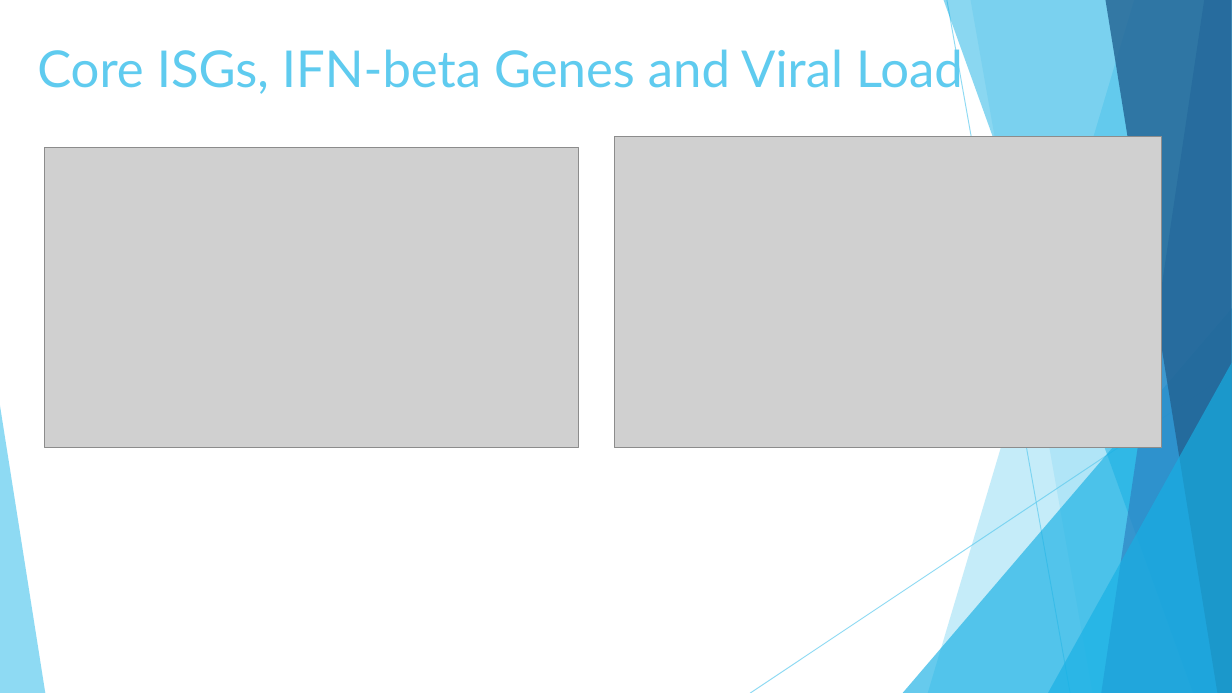
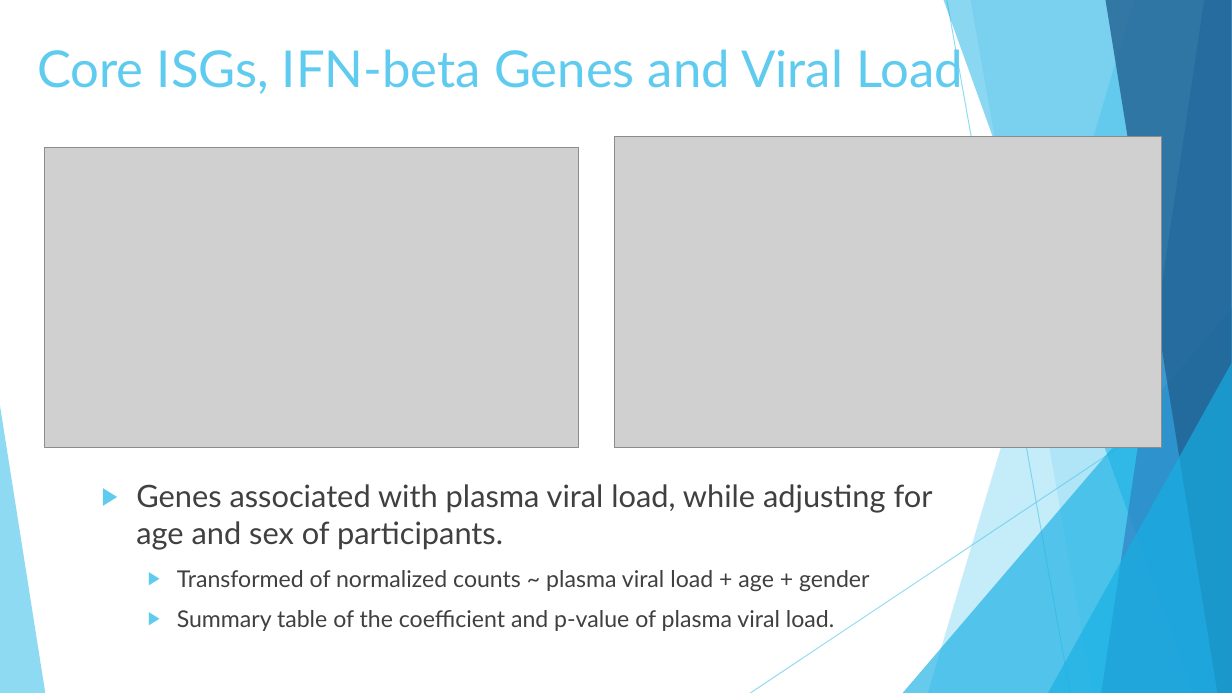
Before and after one commit to Guannan-Shen/Cario_RNASeq_Microbiom_Inte, a slide deck: slide 18 of Reports/Guannan_1_8_2019_Cario_Project.pptx. Drawn at 1232x693 pixels with LibreOffice and Linux fonts; fonts in the diff are those of the drawing; grey boxes stand for pictures. Boxes give left, top, right and bottom in pixels: in the first picture for what was removed or moved away, otherwise in the second. Text is boxed around its words. In the diff, an @@ line names an element or a change of style, - is before the commit and + after.

Commit message:
add linear regression pseudo equation, to do more clini and CD4 counts HIV high?

```diff
--- a/Reports/Guannan_1_8_2019_Cario_Project.pptx
+++ b/Reports/Guannan_1_8_2019_Cario_Project.pptx
@@ text added at (136, 484, 933, 631), 18 pt, text #404040 @@
+▶ Genes associated with plasma viral load, while adjusting for age and sex of participants.
+  ▶ Transformed of normalized counts ~ plasma viral load + age + gender
+  ▶ Summary table of the coefficient and p-value of plasma viral load.
```
Also in this commit, not shown: 3 other slides changed.
